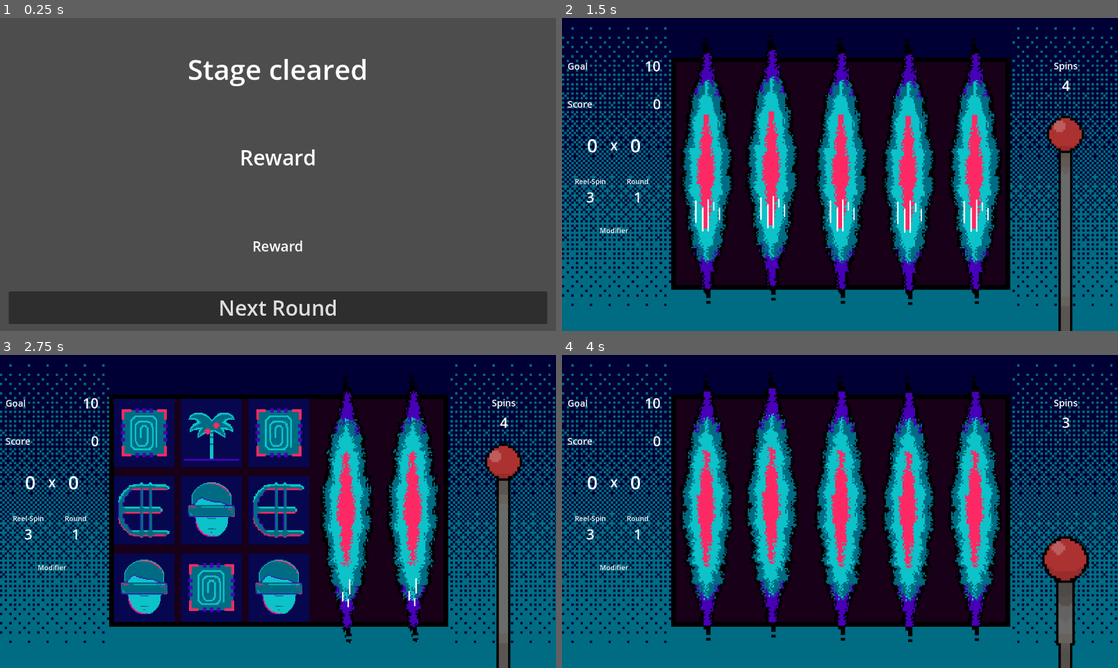
Above: before the commit, frames 1-4 (two rows, left to right).
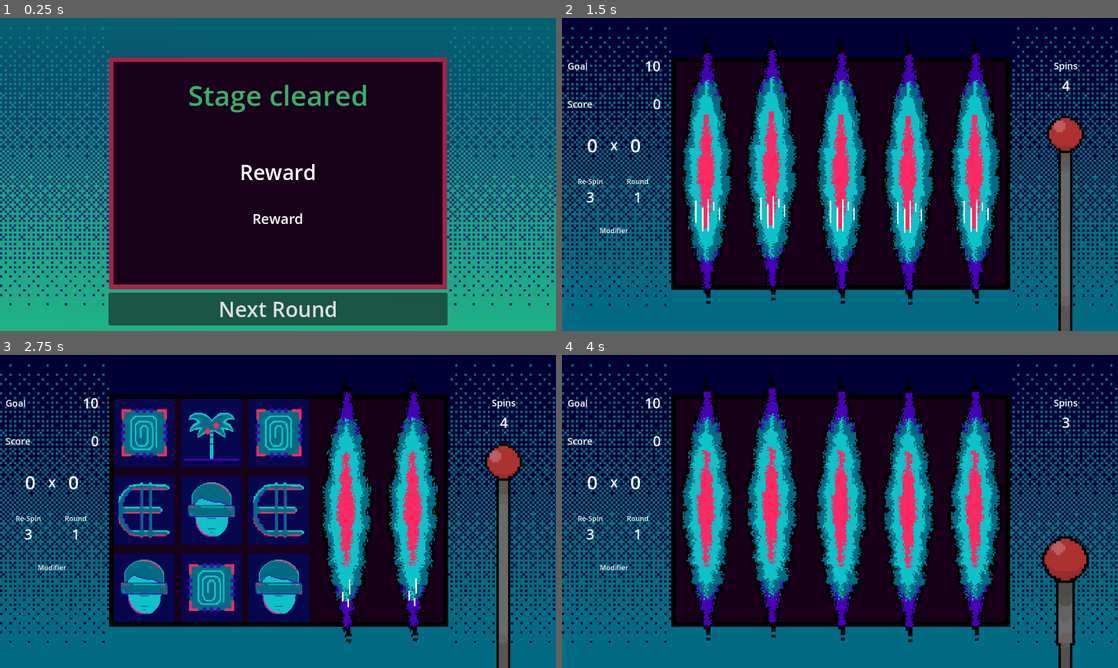
Above: after the commit, the same moments.

Repository: saveligulas/hackathon2025
Game: Godot game, scene res://scenes/shop.tscn
The game is run twice, just before and just after one commit, with the same random seed, the same clock (stepped at 60 frames per second) and the same inputs. This scene is started directly instead of the project's main scene.
Inputs (mouse positions are in pixels of both pictures, inside the frame that each line leads up to):
- Up to frame 1 (0.25 s): no input
- Up to frame 2 (1.5 s): click "Next Round" at 0.5 s; click (1067, 212) at 1.25 s
- Up to frame 3 (2.75 s): click (505, 549) at 2 s
- Up to frame 4 (4 s): click (1067, 549) at 2.75 s; tap Enter at 3.5 s

The runs differ from the first frame. In frame 1, 100% of the frame differs, in the area x 0-100%, y 0-100%; in frame 2, less than 0.1%; in frame 3, less than 0.1%; in frame 4, less than 0.1%.
Error in both runs: Invalid call. Nonexistent function 'equip_relic' in base 'Nil'. (res://src/core/shop.gd:27)

Commit message:
Fix shop

Diff:
--- a/scenes/game_over.tscn
+++ b/scenes/game_over.tscn
@@ -11,7 +11,6 @@
 grow_horizontal = 2
 grow_vertical = 2
 script = ExtResource("1_xeevv")
-metadata/_edit_vertical_guides_ = [640.0]
 
 [node name="TextureRect" type="TextureRect" parent="."]
 layout_mode = 1
@@ -36,7 +35,8 @@
 offset_bottom = 88.0
 grow_horizontal = 2
 grow_vertical = 2
-theme_override_font_sizes/font_size = 56
+theme_override_colors/font_color = Color(1, 0.16078432, 0.39215687, 1)
+theme_override_font_sizes/font_size = 46
 text = "Game Over"
 horizontal_alignment = 1
 vertical_alignment = 1
@@ -48,10 +48,10 @@
 anchor_top = 1.0
 anchor_right = 0.5
 anchor_bottom = 1.0
-offset_left = -167.0
-offset_top = -137.0
-offset_right = 167.25806
-offset_bottom = -71.0
+offset_left = 339.0
+offset_top = -86.0
+offset_right = 631.0
+offset_bottom = -6.0
 grow_horizontal = 2
 grow_vertical = 0
 theme_override_font_sizes/font_size = 24
--- a/scenes/playing.tscn
+++ b/scenes/playing.tscn
@@ -194,7 +194,7 @@
 [node name="Title" type="Label" parent="Slot Machine/MarginContainer/Information/HBoxContainer/ReelSpin"]
 layout_mode = 2
 theme_override_font_sizes/font_size = 24
-text = "Reel-Spin"
+text = "Re-Spin"
 horizontal_alignment = 1
 
 [node name="Value" type="Label" parent="Slot Machine/MarginContainer/Information/HBoxContainer/ReelSpin"]
--- a/scenes/shop.tscn
+++ b/scenes/shop.tscn
@@ -1,6 +1,7 @@
-[gd_scene load_steps=2 format=3 uid="uid://cthxdcqxcchb"]
+[gd_scene load_steps=3 format=3 uid="uid://cthxdcqxcchb"]
 
 [ext_resource type="Script" uid="uid://825n77krh3mj" path="res://src/core/shop.gd" id="1_lx5au"]
+[ext_resource type="Texture2D" uid="uid://hdqoqdgvee7u" path="res://assets/sprites/MachineFrame2.png" id="2_xfvoa"]
 
 [node name="Shop" type="Control"]
 layout_mode = 3
@@ -11,46 +12,68 @@
 grow_vertical = 2
 script = ExtResource("1_lx5au")
 
-[node name="MarginContainer" type="MarginContainer" parent="."]
+[node name="ColorRect" type="ColorRect" parent="."]
 layout_mode = 1
 anchors_preset = 15
 anchor_right = 1.0
 anchor_bottom = 1.0
 grow_horizontal = 2
 grow_vertical = 2
-theme_override_constants/margin_left = 20
-theme_override_constants/margin_top = 20
-theme_override_constants/margin_right = 20
-theme_override_constants/margin_bottom = 20
+color = Color(0.09411765, 0.003921569, 0.09803922, 1)
 
-[node name="VBoxContainer" type="VBoxContainer" parent="MarginContainer"]
-layout_mode = 2
+[node name="TextureRect" type="TextureRect" parent="."]
+layout_mode = 1
+anchors_preset = 15
+anchor_right = 1.0
+anchor_bottom = 1.0
+grow_horizontal = 2
+grow_vertical = 2
+texture = ExtResource("2_xfvoa")
+expand_mode = 2
 
-[node name="Shop Label" type="Label" parent="MarginContainer/VBoxContainer"]
+[node name="Shop Label" type="Label" parent="."]
 custom_minimum_size = Vector2(0, 200)
-layout_mode = 2
+layout_mode = 0
+offset_left = 433.0
+offset_top = 77.0
+offset_right = 848.0
+offset_bottom = 277.0
+size_flags_horizontal = 4
+theme_override_colors/font_color = Color(0.21537971, 0.68755215, 0.4242848, 1)
 theme_override_font_sizes/font_size = 64
 text = "Stage cleared"
 horizontal_alignment = 1
 vertical_alignment = 1
 
-[node name="Reward Title" type="Label" parent="MarginContainer/VBoxContainer"]
+[node name="Reward Title" type="Label" parent="."]
 custom_minimum_size = Vector2(0, 200)
-layout_mode = 2
+layout_mode = 0
+offset_left = 20.0
+offset_top = 254.5
+offset_right = 1260.0
+offset_bottom = 454.5
 theme_override_font_sizes/font_size = 48
 text = "Reward"
 horizontal_alignment = 1
 vertical_alignment = 1
 
-[node name="Reward" type="Label" parent="MarginContainer/VBoxContainer"]
+[node name="Reward" type="Label" parent="."]
 custom_minimum_size = Vector2(0, 200)
-layout_mode = 2
+layout_mode = 0
+offset_left = 20.0
+offset_top = 361.5
+offset_right = 1260.0
+offset_bottom = 561.5
 theme_override_font_sizes/font_size = 32
 text = "Reward"
 horizontal_alignment = 1
 vertical_alignment = 1
 
-[node name="Button" type="Button" parent="MarginContainer/VBoxContainer"]
-layout_mode = 2
+[node name="Button" type="Button" parent="."]
+layout_mode = 0
+offset_left = 250.0
+offset_top = 632.0
+offset_right = 1030.0
+offset_bottom = 707.0
 theme_override_font_sizes/font_size = 48
 text = "Next Round"
--- a/src/core/shop.gd
+++ b/src/core/shop.gd
@@ -1,8 +1,9 @@
 extends Control
 
-@onready var next_round_button: Button = $MarginContainer/VBoxContainer/Button
-@onready var reward_label: Label = $MarginContainer/VBoxContainer/Reward
-@onready var reward_title: Label = $"MarginContainer/VBoxContainer/Reward Title"
+@onready var next_round_button: Button = $Button
+@onready var reward_label: Label = $Reward
+@onready var reward_title: Label = $"Reward Title"
+
 var run_manager = GameManager.get_node("RunManager")
 var selected_relic: Relic
 const RELIC_SCRIPT_PATHS = [
@@ -23,7 +24,6 @@
     var script = load(RELIC_SCRIPT_PATHS[index])
     var relic = script.new()
 
-    # Equip to game state
     game_state.equip_relic(relic)
 
     reward_title.text = relic.relic_name
